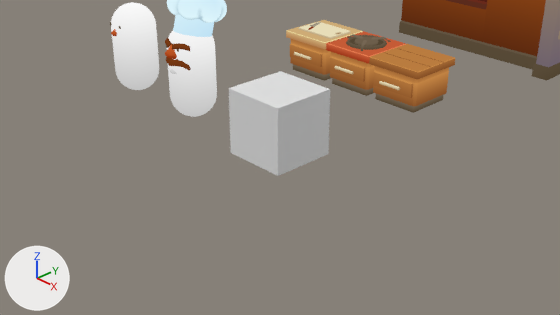
An edit to the Blender file 2022 Gamejam Cooking-Rhythm/Assets/Art/Models/Kitchen Props.blend, drawn before and after from the same camera.
One viewpoint serves both versions: the file's camera 'Camera'. The lights are fixed; the arrows at lower left show +X, +Y and +Z.

In view in the first picture: 'Chopping Station', 'Cooktop', 'Counter', 'Cube 1x1', 'Customer', 'Swedish Chef', 'Wall A', 'Wall B', 'Wall C', 'Wall Corner'.
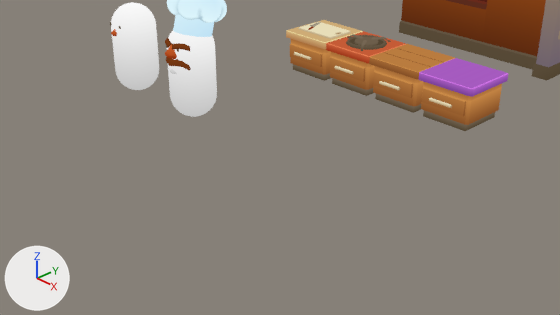
Location of each change, (x1, y1, x2, y2) in pixels of the pictures (560 x 315 px):
'Cube 1x1', deleted: before (229, 71, 330, 176)
'Cooktop.001', added: after (419, 58, 508, 131)

Edits to the bpy script that builds the scene:
```text
Add me_cube_007:
    me_cube_007.from_pydata(...)  # 108 vertices, 85 faces; spans x -0.5..0.5, y -0.575..0.5, z 0.0..0.75
    me_cube_007.polygons.foreach_set('use_smooth', [True] * 85)
    me_cube_007.materials.append(mat_kitchen)  # picture img_gradientatlas_png
Remove ob_cube_1x1:
    ob_cube_1x1 = bpy.data.objects.new('Cube 1x1', me_cube_001)
    ob_cube_1x1.location = (0.0, 0.0, 0.0)
Add ob_cooktop_001:
    ob_cooktop_001 = bpy.data.objects.new('Cooktop.001', me_cube_007)
    ob_cooktop_001.location = (1.0, 3.0, 0.0)
```
